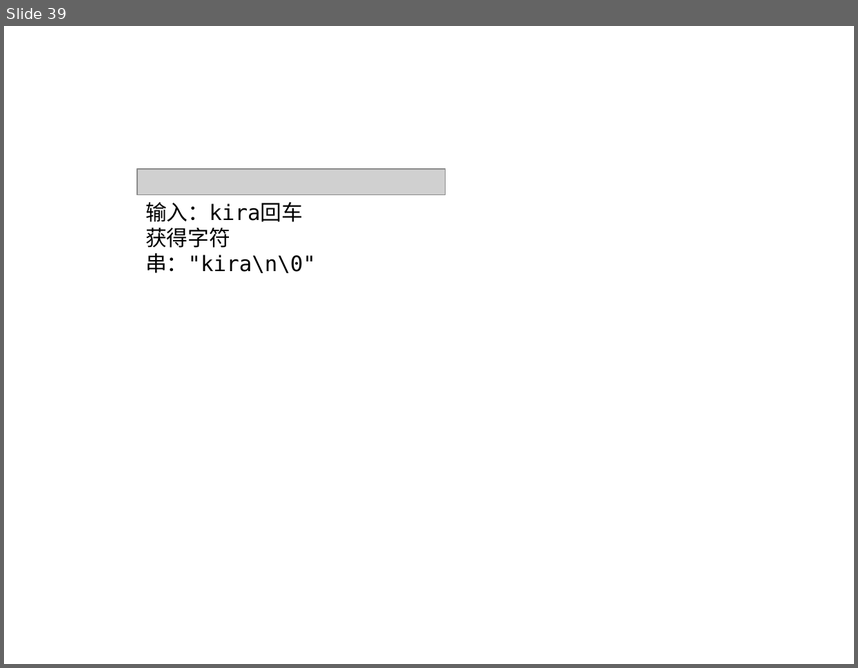
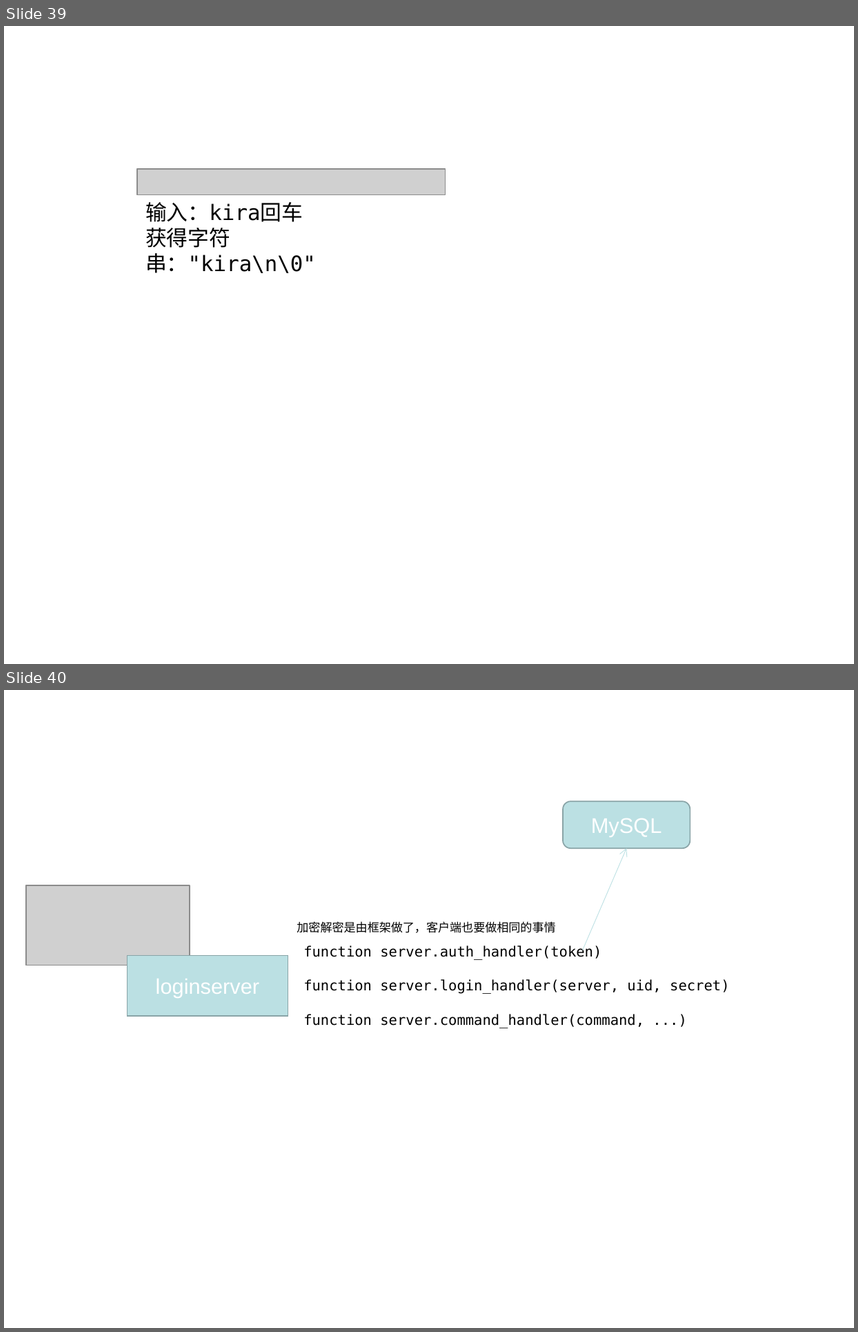
Before and after one commit to k527971724/notebook, a slide deck: 笔记图片.ppt. Shown one above the other, each under a label of ours: slide 39 before the commit, slides 39 and 40 after it. The pictures are 858x668 and 858x1332 pixels, drawn with LibreOffice and Linux fonts; fonts in the diff are those of the drawing; grey boxes stand for pictures. Boxes give left, top, right and bottom in pixels: in the first picture for what was removed or moved away, otherwise in the second. Text is boxed around its words. In the diff, an @@ line names an element or a change of style, - is before the commit and + after.

```diff
--- a/笔记图片.ppt
+++ b/笔记图片.ppt
@@ slide 40 added at (x1=4, y1=690, x2=854, y2=1328), background #FFFFFF @@
@@ rounded rectangle added at (x1=562, y1=801, x2=690, y2=848), fill #BBE0E3, outline #89A4A7 0.99 pt, 18 pt, text #FFFFFF @@
+MySQL
@@ arrow added from (583, 950) to (626, 848), #BBE0E3 0.51 pt @@
@@ picture added at (x1=26, y1=885, x2=190, y2=965) @@
@@ text added at (x1=297, y1=921, x2=555, y2=933), 10 pt, text #000000 @@
+加密解密是由框架做了，客户端也要做相同的事情
@@ rectangle added at (x1=128, y1=955, x2=288, y2=1016), fill #BBE0E3, outline #89A4A7 0.99 pt, 18 pt, text #FFFFFF @@
+loginserver
@@ text added at (x1=303, y1=945, x2=729, y2=1028), 12 pt, text #000000 @@
+function server.auth_handler(token)
+function server.login_handler(server, uid, secret)
+function server.command_handler(command, ...)
```
Also in this commit, not shown: 3 slides changed, 6 other slides added, 6 other files.
